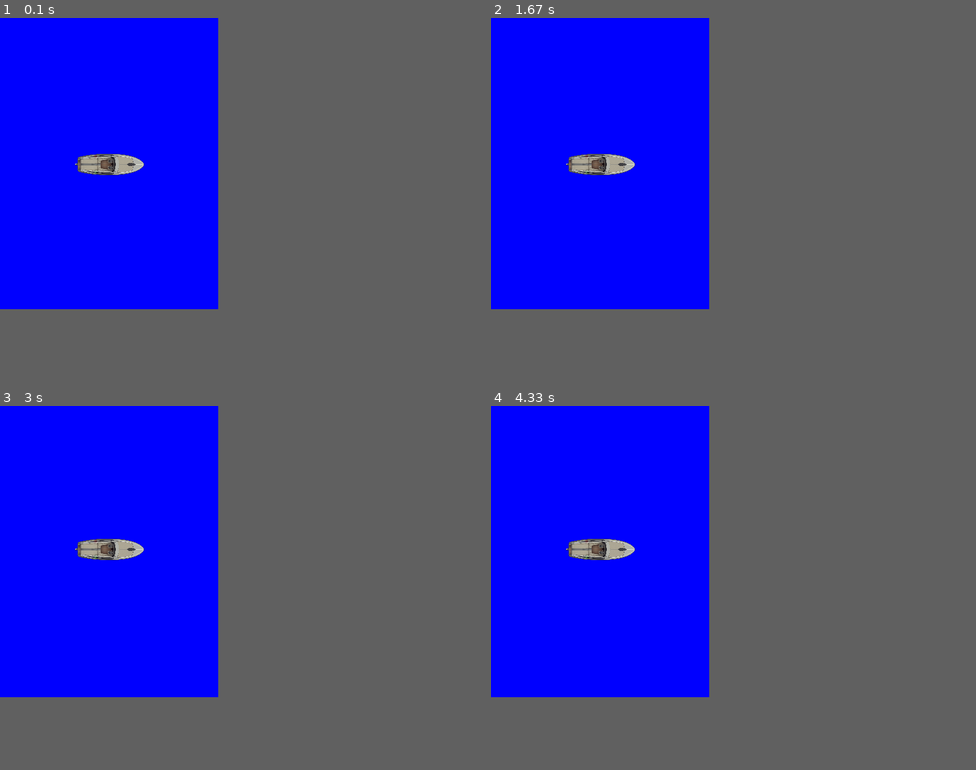
Above: before the commit, frames 1-4 (two rows, left to right).
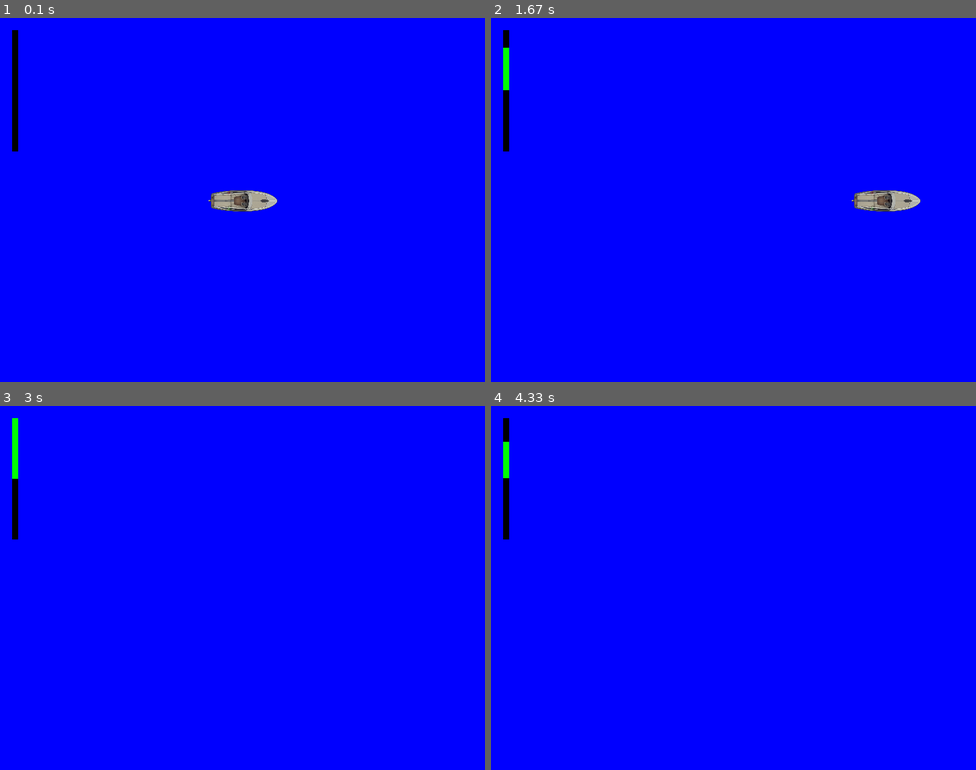
Above: after the commit, the same moments.

Repository: iolkhovsky/pygame_sandbox
Game: pygame game, started from game.py
Same seed, same stepped clock (60 frames per second), same inputs: the game is played once before the commit and once after it.
Inputs:
- Up to frame 1 (0.1 s): no input
- Up to frame 2 (1.67 s): hold Up 0.33-0.8 s; hold Down 0.83-1.13 s; hold Up 1.17-1.53 s; hold Down from 1.57 s (still down)
- Up to frame 3 (3 s): release Down at 1.93 s; hold Up 1.97-2.27 s; hold Down 2.3-2.6 s; hold Up from 2.63 s (still down)
- Up to frame 4 (4.33 s): release Up at 3 s; hold Down 3.03-3.4 s; hold Up 3.43-3.73 s; hold Down 3.77-4.07 s; hold Up from 4.1 s (still down)
In our replay, the window is 360x480 before the commit and 800x600 after it. These sizes can differ from the game's own. Grey fills any space a smaller window leaves; there, only what the larger window draws over its background counts as a difference.

The runs differ from the first frame. In frame 1, 1.8% of the frame differs, in the area x 2-58%, y 3-54%; in frame 2, 1.8%; in frame 3, 1.1%; in frame 4, 1.1%.

Commit message:
dummy boat model

Diff:
--- /dev/null
+++ b/boat_model.py
@@ -0,0 +1,26 @@
+import math
+
+
+class BoatModel:
+
+    def __init__(self, init_x, init_y, init_angle):
+        self.pos = (init_x, init_y)
+        self.angle = init_angle
+        self.power = 0.0
+        self.K_fwd = 0.000001
+        self.K_bck = 0.0000001
+        self.max_power_acceleration = 0.5
+        self.cur_v = 0
+        self.m = 1.
+
+    def update(self, power):
+        a = 0.
+        if self.cur_v * power > 0:
+            a = (power * self.max_power_acceleration - self.K_fwd * pow(self.cur_v, 2)) / self.m
+        else:
+            a = (power * self.max_power_acceleration - self.K_fwd * pow(self.cur_v, 2)) / self.m
+        self.cur_v += a
+        x, y = self.pos
+        dx = self.cur_v * math.cos(math.radians(self.angle))
+        dy = self.cur_v * math.sin(math.radians(self.angle))
+        self.pos = x + dx, y + dy
--- a/game.py
+++ b/game.py
@@ -1,8 +1,10 @@
 import pygame
 import random
 
-WIDTH = 360
-HEIGHT = 480
+from boat_model import BoatModel
+
+WIDTH = 800
+HEIGHT = 600
 FPS = 30
 
 # Задаем цвета
@@ -19,13 +21,20 @@
 pygame.display.set_caption("My Game")
 clock = pygame.time.Clock()
 
+boat = BoatModel(int(0.5 * WIDTH), init_y=int(0.5 * HEIGHT), init_angle=0)
+
 
 boat_img = pygame.image.load("rsc/boat.png")
-boat_img = pygame.transform.scale(boat_img, (128, 72)).convert_alpha()
+boat_img = pygame.transform.rotate(pygame.transform.scale(boat_img, (128, 72)), 0).convert_alpha()
+
 imagerect = boat_img.get_rect()
 
-boat_x, boat_y = int(0.5 * WIDTH), int(0.5 * HEIGHT)
+boat_x, boat_y = boat.pos
 angle = 0
+
+keys = {"up": 0, "down": 0}
+
+power = 0.0
 
 # Цикл игры
 running = True
@@ -33,29 +42,44 @@
     # Держим цикл на правильной скорости
     clock.tick(FPS)
     # Ввод процесса (события)
+
     for event in pygame.event.get():
         if event.type == pygame.QUIT:
             running = False
         if event.type == pygame.KEYDOWN:
-            if event.key == pygame.K_LEFT:
-                boat_x -= 5
-            if event.key == pygame.K_RIGHT:
-                boat_x += 5
             if event.key == pygame.K_UP:
-                boat_y -= 5
+                keys["up"] = 1
             if event.key == pygame.K_DOWN:
-                boat_y += 5
-            if event.key == pygame.K_q:
-                angle -= 5
-            if event.key == pygame.K_w:
-                angle += 5
+                keys["down"] = 1
+        if event.type == pygame.KEYUP:
+            if event.key == pygame.K_UP:
+                keys["up"] = 0
+            if event.key == pygame.K_DOWN:
+                keys["down"] = 0
     # Обновление
 
+    if keys["up"]:
+        power = min(1.0, power + 0.1)
+    if keys["down"]:
+        power = max(-1.0, power - 0.1)
+
+    boat.update(power)
+    boat_x, boat_y = boat.pos
     # Рендеринг
     screen.fill(BLUE)
     imagerect.centerx = boat_x
     imagerect.centery = boat_y
-    screen.blit(pygame.transform.rotate(boat_img, angle), (imagerect.x, imagerect.y))
+    screen.blit(pygame.transform.rotate(boat_img, boat.angle), (imagerect.x, imagerect.y))
+
+    bar_offset_x, bar_offset_y = 20, 20
+    pygame.draw.rect(screen, (0, 0, 0),
+                     (bar_offset_x, bar_offset_y, 10, 200))
+    if power > 0:
+        pygame.draw.rect(screen, (0, 255, 0),
+                         (bar_offset_x, bar_offset_y + int((1. - abs(power)) * 100), 10, int(abs(power) * 100)))
+    elif power < 0:
+        pygame.draw.rect(screen, (255, 0, 0),
+                         (bar_offset_x, bar_offset_y + 100, 10, int(abs(power) * 100)))
     pygame.display.flip()
 
 pygame.quit()
